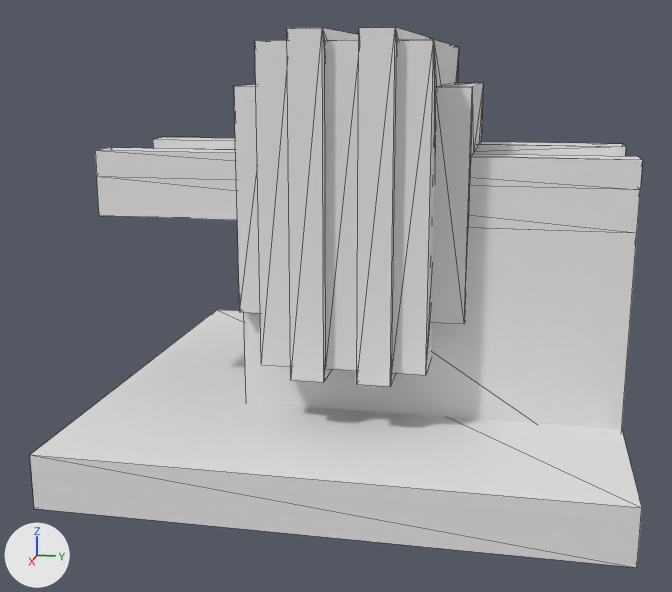
The OBJ model src/resources/assets/armory/models/block/pump/Horizontal.obj as it was, and as the next commit left it.
Camera for both pictures: a camera (50 mm lens) standing at (2.349, -0.198, 0.742) and looking at (0.54, -0.56, 0.289). The axes (+X, +Y, +Z) are drawn at lower left. The lights are the same throughout. Mesh edges are drawn as thin lines. Materials are left out; every surface is plain grey. Where no turn or scale is listed for an object, it has been applied to the vertices.

Objects in the first picture: 'Base_Cube.006', 'Conduit_Cube.004', 'FloorPlate_Cube.005', 'Pump_Input_Cube.009', 'Pump_Layer1_Cube.011', 'Pump_Layer2_Cube.012', 'Pump_Layer3_Cube.002', 'Pump_Layer4_Cube.008', 'Pump_Layer5_Cube.010', 'Pump_Output_Cube.001'.
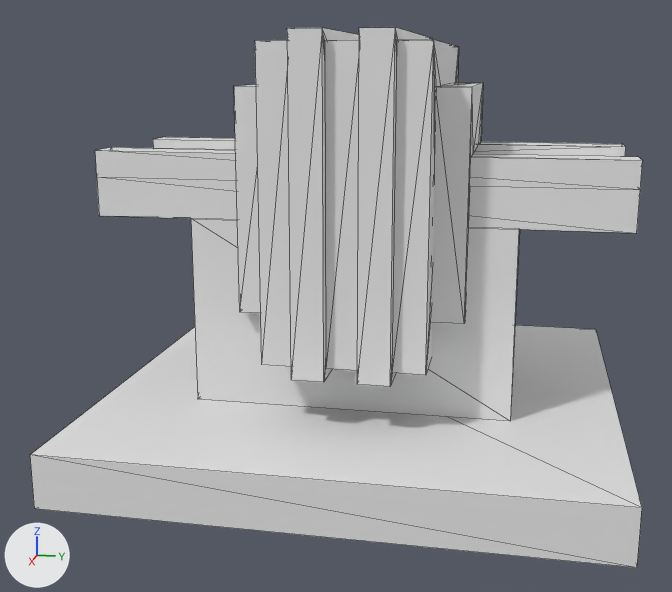
What changed in the scene script:
```text
Change me_base_cube_006:
    used by ob_base_cube_006; location = (0.0, 0.0, 0.0)
    remove me_base_cube_006.from_pydata(...)  # 8 vertices, 12 faces; spans x 0.319..0.682, y -0.712..0.0, z 0.0..0.463
    add me_base_cube_006.from_pydata(...)  # 8 vertices, 12 faces; spans x 0.319..0.682, y -0.812..-0.2, z 0.1..0.463
    me_base_cube_006 part 1: the whole mesh is rebuilt
```

What differs and where, as boxes (x1, y1, x2, y2) in the pictures (672 x 592 px):
'Base_Cube.006', reshaped
    before: (244, 227, 637, 429)
    after: (191, 218, 520, 421)
